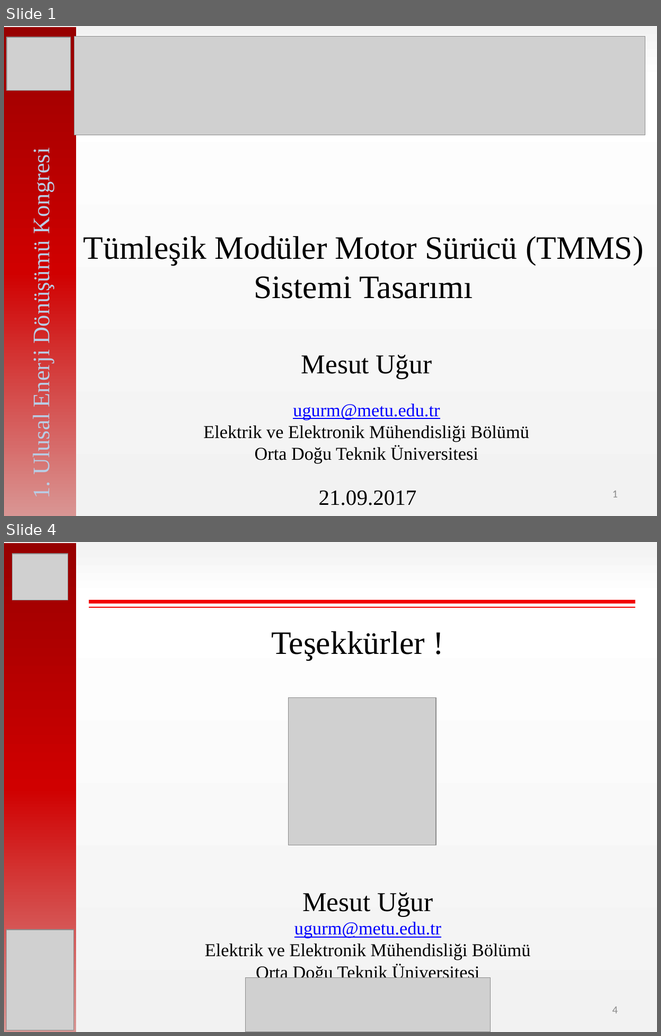
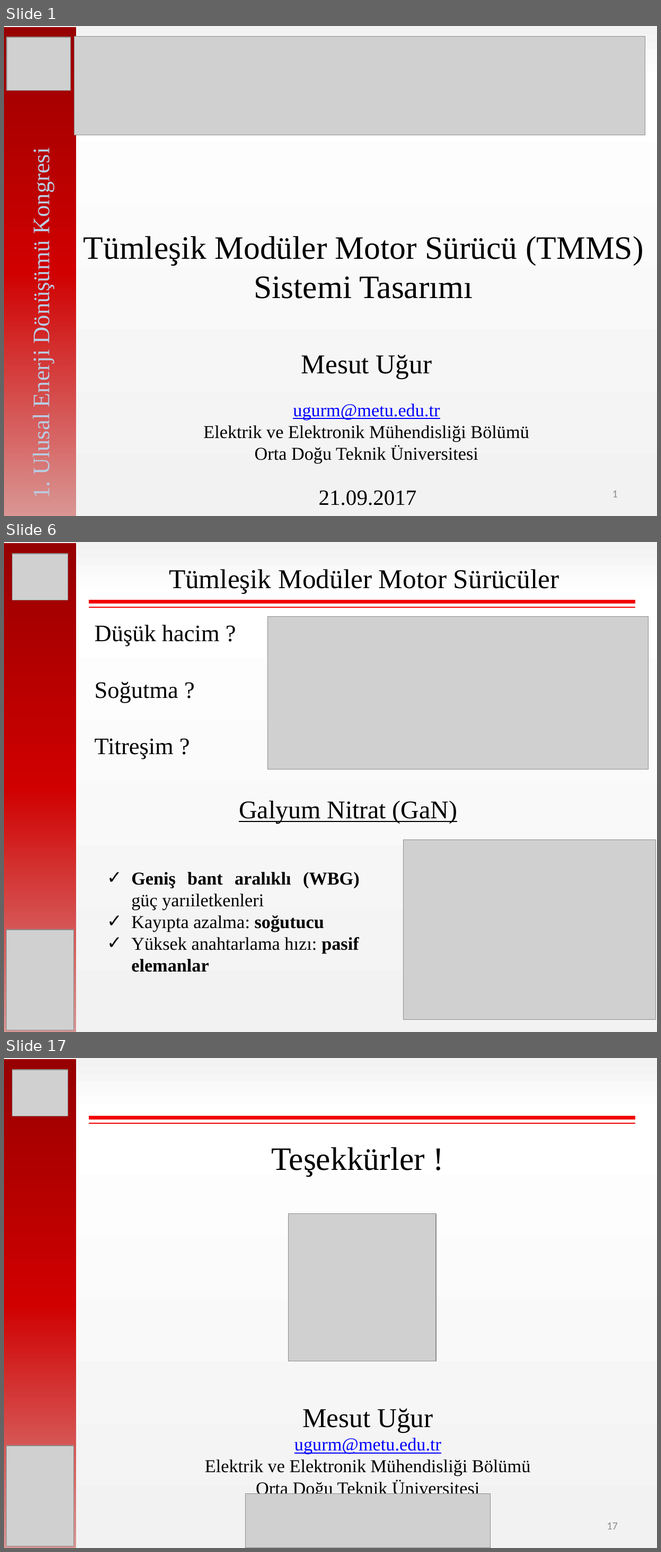
Before and after one commit to hakanpolat/IMMD, a slide deck: Paper/EL-EN 2017/sunum/ELEN2017_OralPres_Mesut_Uğur.pptx. Shown one above the other, each under a label of ours: slides 1 and 4 before the commit, slides 1, 6 and 17 after it; the slides between them are not shown. The pictures are 661x1036 and 661x1552 pixels, drawn with LibreOffice and Linux fonts; fonts in the diff are those of the drawing; grey boxes stand for pictures. Boxes give left, top, right and bottom in pixels: in the first picture for what was removed or moved away, otherwise in the second. Text is boxed around its words. In the diff, an @@ line names an element or a change of style, - is before the commit and + after.

```diff
--- a/Paper/EL-EN 2017/sunum/ELEN2017_OralPres_Mesut_Uğur.pptx
+++ b/Paper/EL-EN 2017/sunum/ELEN2017_OralPres_Mesut_Uğur.pptx
@@ slide 6 added at box(4, 542, 657, 1032), background gradient #F2F2F2 to #FFFFFF @@
@@ rectangle added at box(4, 543, 77, 1032), fill gradient #970000 to #D00000 to #D99694 @@
@@ picture added at box(12, 554, 68, 600) @@
@@ text added at box(169, 569, 559, 594), 30 pt, text #000000 @@
+Tümleşik Modüler Motor Sürücüler
@@ line added from (89, 602) to (635, 602), #F20000 4 pt @@
@@ line added from (89, 607) to (635, 607), #F20000 1.5 pt @@
@@ picture added at box(268, 616, 648, 769) @@
@@ text added at box(95, 625, 220, 759), 26 pt, text #000000 @@
+Düşük hacim ?
+Soğutma ?
+Titreşim ?
@@ text added at box(239, 800, 457, 823), 28 pt, text #000000, underline @@
+Galyum Nitrat (GaN)
@@ picture added at box(404, 840, 656, 1020) @@
@@ text added at box(131, 872, 360, 972), 20 pt, text #000000 @@
+✓ Geniş bant aralıklı (WBG) güç yarıiletkenleri
+✓ Kayıpta azalma: soğutucu
+✓ Yüksek anahtarlama hızı: pasif elemanlar
@@ picture added at box(6, 929, 73, 1030) @@
@@ what was slide 4 is now slide 17 @@
@@ page number at box(607, 1522, 618, 1529): text changed @@
-4
+17
```
Also in this commit, not shown: 1 slide changed, 13 other slides added, 1 slide removed, 14 other files.
